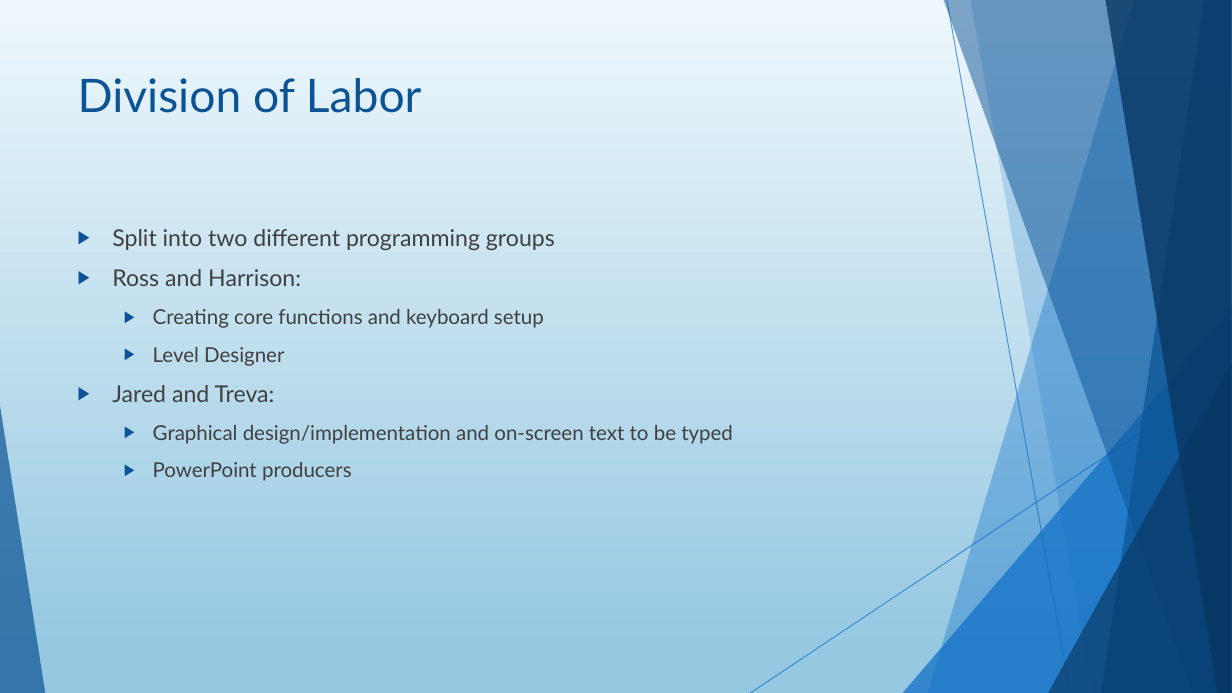
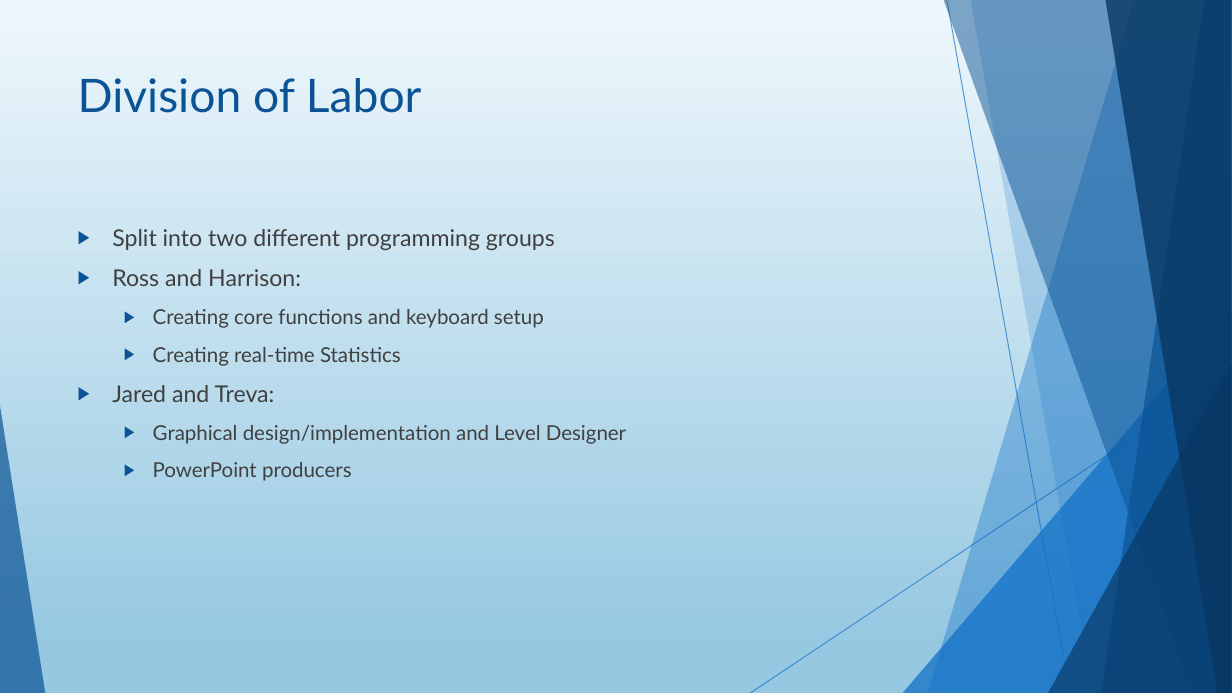
Before and after one commit to Harrison-Palmer/Typing-Tutor, a slide deck: slide 5 of TypingTutorPowerPoint.pptx. Drawn at 1232x693 pixels with LibreOffice and Linux fonts; fonts in the diff are those of the drawing. Boxes give left, top, right and bottom in pixels: in the first picture for what was removed or moved away, otherwise in the second. Text is boxed around its words. In the diff, an @@ line names an element or a change of style, - is before the commit and + after.

```diff
--- a/TypingTutorPowerPoint.pptx
+++ b/TypingTutorPowerPoint.pptx
@@ text at box(153, 347, 401, 366): text changed @@
-  ▶ Level Designer
+  ▶ Creating real-time Statistics
@@ text at box(153, 425, 626, 444): text changed @@
-  ▶ Graphical design/implementation and on-screen text to be typed
+  ▶ Graphical design/implementation and Level Designer
```
Also in this commit, not shown: 3 other slides changed, 26 other files.
